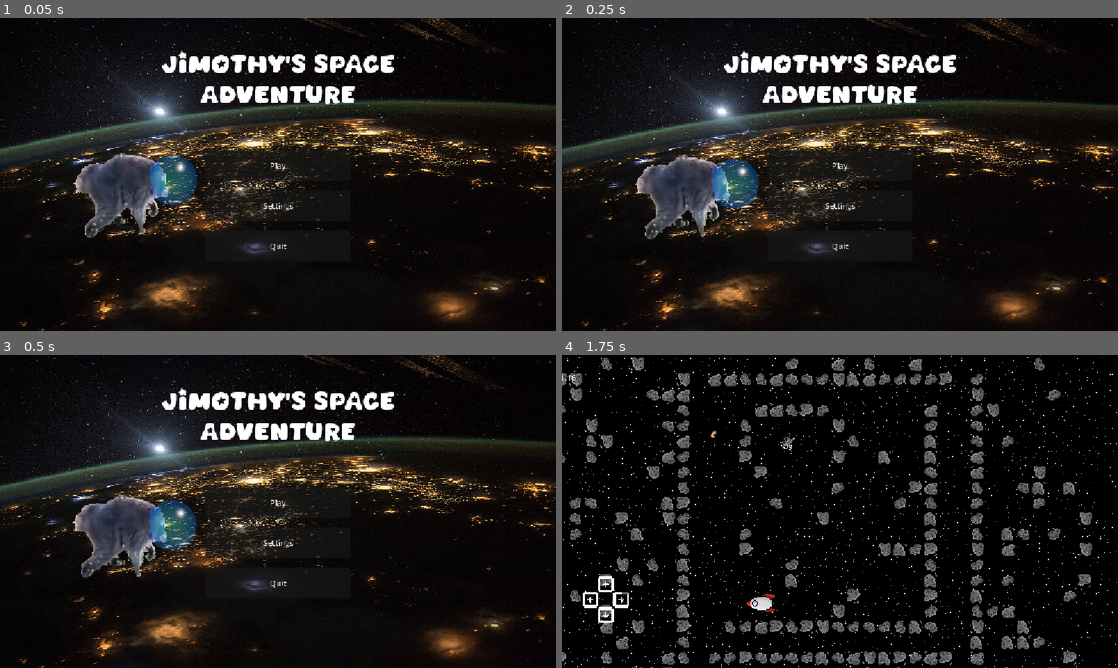
Above: before the commit, frames 1-4 (two rows, left to right).
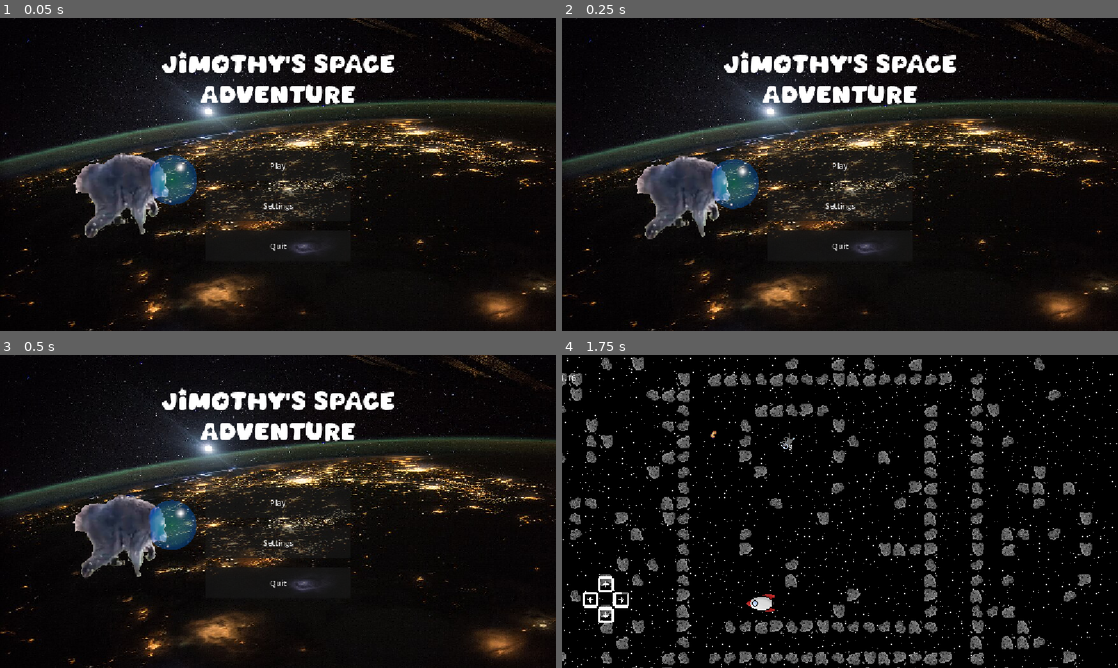
Above: after the commit, the same moments.

Repository: rsburke4/gmtk2026
Game: Godot game, scene res://scenes/title_screen.tscn
Same seed, same stepped clock (60 frames per second), same inputs: the game is played once before the commit and once after it.
Inputs:
- Up to frame 1 (0.05 s): no input
- Up to frame 2 (0.25 s): no input
- Up to frame 3 (0.5 s): no input
- Up to frame 4 (1.75 s): click "Play" at 0.5 s; tap Enter at 1.25 s; hold Right (move_right) from 1.28 s (still down)

The runs differ from the first frame. In frame 1, 19% of the frame differs, in the area x 0-100%, y 0-100%; in frame 2, 19%; in frame 3, 19%; in frame 4, nothing differs.

Commit message:
Added win screen

Diff:
--- a/scenes/title_screen.tscn
+++ b/scenes/title_screen.tscn
@@ -19,7 +19,6 @@
 grow_horizontal = 2
 grow_vertical = 2
 script = ExtResource("1_mgrm8")
-backgroundAmp = 10.0
 racoonSpeed = 0.3
 racoonAmp = 50.0
 
--- /dev/null
+++ b/scenes/win.tscn
@@ -0,0 +1,77 @@
+[gd_scene format=3 uid="uid://03hpvid1k3dg"]
+
+[ext_resource type="FontFile" uid="uid://xcioku6weti7" path="res://assets/fonts/Singsong.otf" id="1_r4oei"]
+[ext_resource type="Script" uid="uid://c7kxegi8125xw" path="res://scripts/winButton.gd" id="2_826fv"]
+
+[sub_resource type="Curve" id="Curve_826fv"]
+_limits = [-1.0, 1.0, 0.0, 1.0]
+_data = [Vector2(0, 1), 0.0, 0.0, 0, 0, Vector2(1, 1), 0.0, 0.0, 0, 0]
+point_count = 2
+
+[sub_resource type="LabelSettings" id="LabelSettings_afbyi"]
+font = ExtResource("1_r4oei")
+font_size = 30
+
+[node name="Node2D" type="Node2D" unique_id=607936244]
+
+[node name="CanvasLayer" type="CanvasLayer" parent="." unique_id=1154776179]
+
+[node name="ColorRect" type="ColorRect" parent="CanvasLayer" unique_id=1678187]
+anchors_preset = 15
+anchor_right = 1.0
+anchor_bottom = 1.0
+grow_horizontal = 2
+grow_vertical = 2
+color = Color(0, 0, 0, 1)
+
+[node name="CPUParticles2D" type="CPUParticles2D" parent="CanvasLayer/ColorRect" unique_id=1405993188]
+position = Vector2(707, -42)
+amount = 100
+lifetime = 2.0
+emission_shape = 3
+emission_rect_extents = Vector2(1080, 1)
+angular_velocity_min = -58.4
+angular_velocity_max = 61.88
+radial_accel_min = -6.25
+radial_accel_max = 65.62
+scale_amount_min = 8.6
+scale_amount_max = 26.27
+color = Color(1, 0, 1, 1)
+hue_variation_min = -1.0
+hue_variation_max = 1.0
+hue_variation_curve = SubResource("Curve_826fv")
+
+[node name="Label" type="Label" parent="CanvasLayer" unique_id=2016765495]
+anchors_preset = 8
+anchor_left = 0.5
+anchor_top = 0.5
+anchor_right = 0.5
+anchor_bottom = 0.5
+offset_left = -111.0
+offset_top = -33.0
+offset_right = 111.0
+offset_bottom = 33.0
+grow_horizontal = 2
+grow_vertical = 2
+text = "You did it, Jimbo!
+You saved Christmas!
+(Just don't as me how)"
+label_settings = SubResource("LabelSettings_afbyi")
+horizontal_alignment = 1
+
+[node name="Button" type="Button" parent="CanvasLayer" unique_id=727350613]
+anchors_preset = -1
+anchor_left = 0.5
+anchor_top = 0.8
+anchor_right = 0.5
+anchor_bottom = 0.8
+offset_left = -110.5
+offset_top = -50.0
+offset_right = 110.5
+grow_horizontal = 2
+grow_vertical = 0
+theme_override_font_sizes/font_size = 30
+text = "Return To Title"
+script = ExtResource("2_826fv")
+
+[connection signal="button_up" from="CanvasLayer/Button" to="CanvasLayer/Button" method="_on_button_up"]
--- a/scripts/main_scene.gd
+++ b/scripts/main_scene.gd
@@ -27,7 +27,7 @@
 		current_level.queue_free()
 
 	if index >= levels.size():
-		get_tree().change_scene_to_file("res://scenes/title_screen.tscn")
+		get_tree().change_scene_to_file("res://scenes/win.tscn")
 		return
 	var level_instance := levels[index].instantiate() as Level
 	level_container.add_child(level_instance)
--- /dev/null
+++ b/scripts/winButton.gd
@@ -0,0 +1,15 @@
+extends Button
+
+
+# Called when the node enters the scene tree for the first time.
+func _ready() -> void:
+	pass # Replace with function body.
+
+
+# Called every frame. 'delta' is the elapsed time since the previous frame.
+func _process(delta: float) -> void:
+	pass
+
+
+func _on_button_up() -> void:
+	get_tree().change_scene_to_file("res://scenes/title_screen.tscn")
